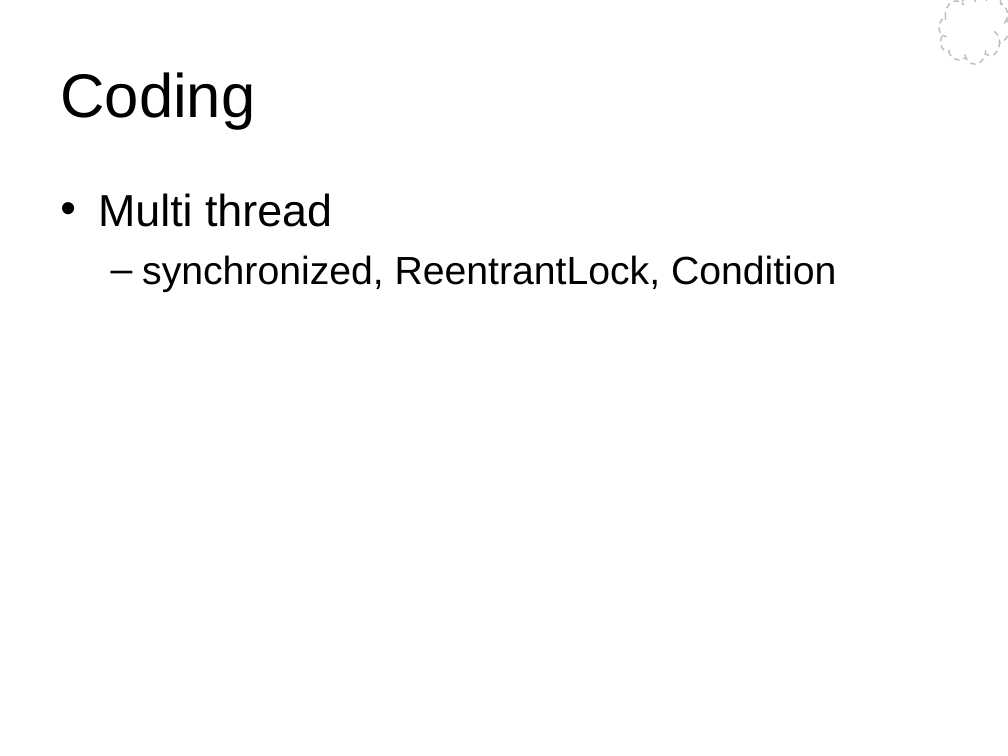
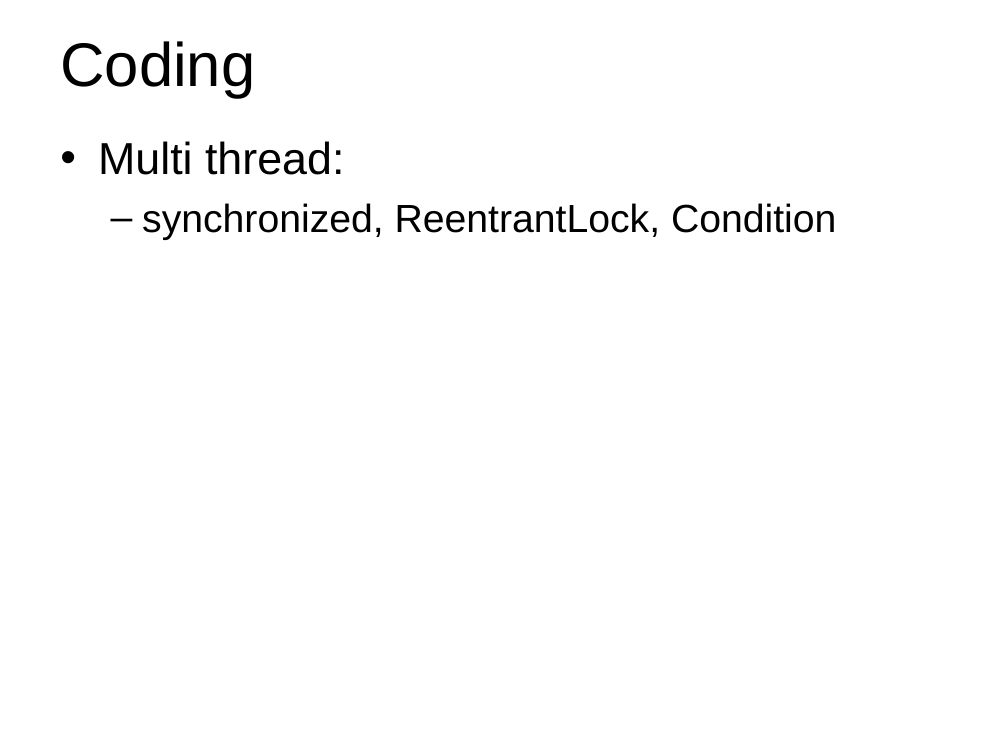
Before and after one commit to Wang-Ray/notes, a slide deck: slide 24 of Architect.ppt (slide 25 before the commit). Drawn at 1008x756 pixels with LibreOffice and Linux fonts; fonts in the diff are those of the drawing; background and template pictures are left out. Boxes give left, top, right and bottom in pixels: in the first picture for what was removed or moved away, otherwise in the second. Text is boxed around its words. In the diff, an @@ line names an element or a change of style, - is before the commit and + after.

```diff
--- a/Architect.ppt
+++ b/Architect.ppt
@@ title "Coding": place and size @@
-title "Coding" at (60,72,255,129)
+title "Coding" at (60,41,255,97)
@@ freeform shape removed at (939,0,1008,65) @@
@@ text "Multi thread:": place and size @@
-text "Multi thread:" at (98,193,836,292)
+text "Multi thread:" at (98,141,836,240)
@@ text at (98,141,344,175): text changed @@
-• Multi thread
+• Multi thread:
```
Also in this commit, not shown: 28 other slides changed, 1 slide added, 1 slide removed, 2 other files.
